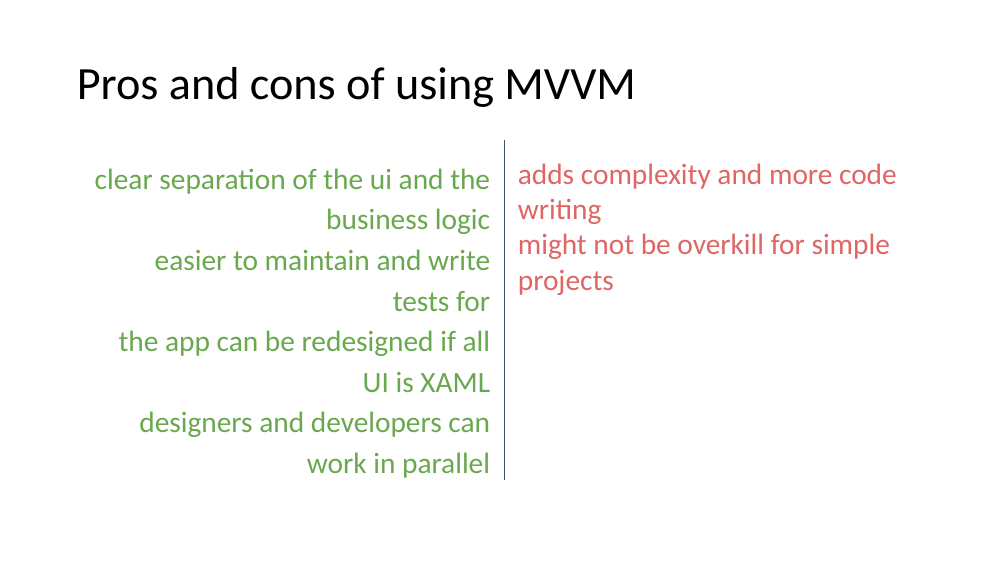
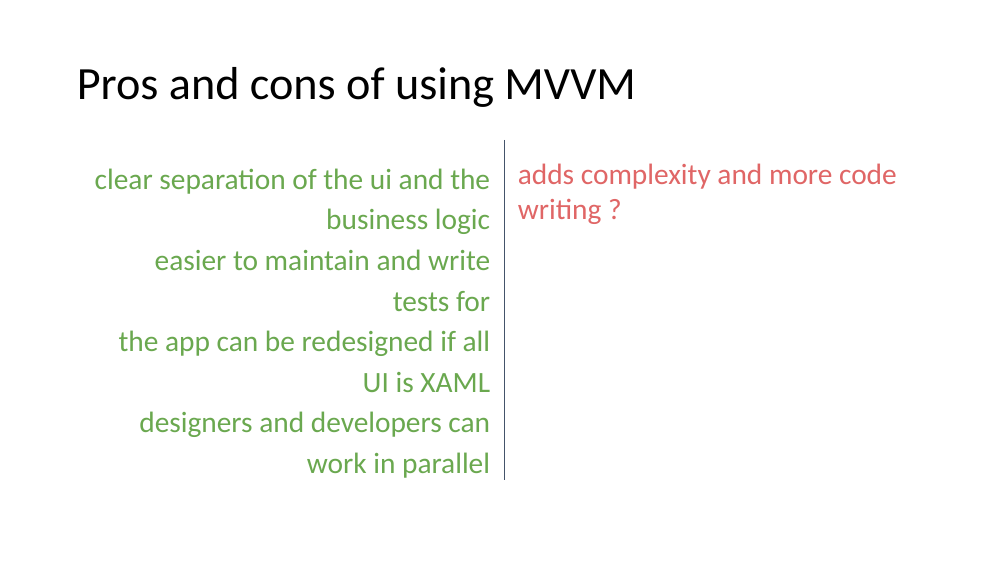
Before and after one commit to sedc-codecademy/skwd10-niwd3-wdel5, a slide deck: slide 4 of CLASS 5/MVVM and Data Binding.pptx. Drawn at 1008x567 pixels with LibreOffice and Linux fonts; fonts in the diff are those of the drawing; background and template pictures are left out. Boxes give left, top, right and bottom in pixels: in the first picture for what was removed or moved away, otherwise in the second. Text is boxed around its words. In the diff, an @@ line names an element or a change of style, - is before the commit and + after.

```diff
--- a/CLASS 5/MVVM and Data Binding.pptx
+++ b/CLASS 5/MVVM and Data Binding.pptx
@@ text at <box>518,163,897,224</box>: text changed @@
-adds complexity and more code writing
-might not be overkill for simple projects
+adds complexity and more code writing ?
```
Also in this commit, not shown: 18 other files.
